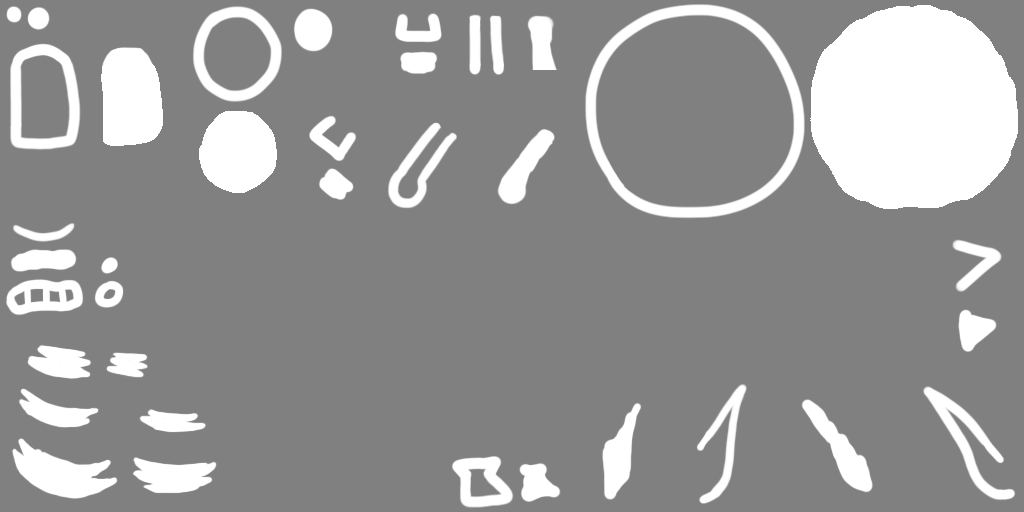
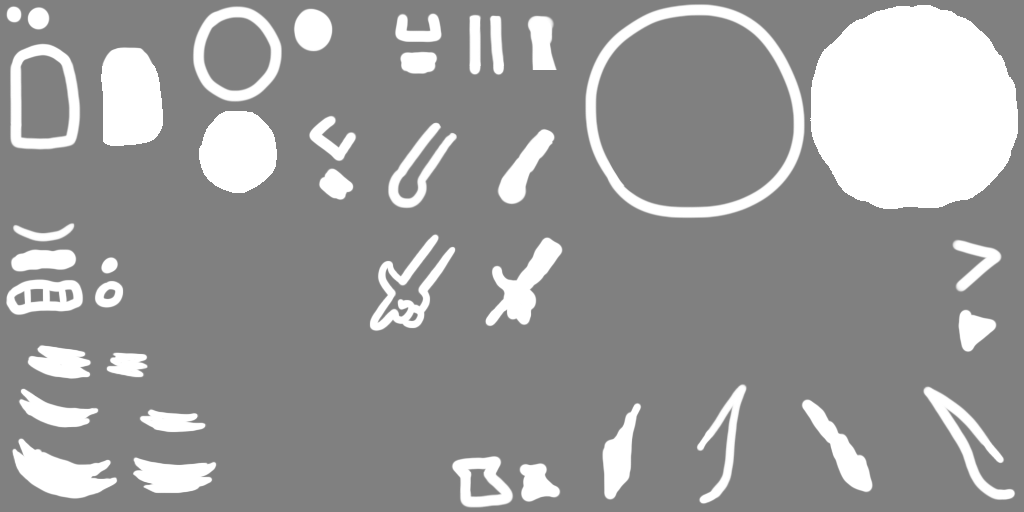
Comparing the layer stacks of the two 1024px x 512px images. Changes:
added layer "Layer 18" in group "AllWhite" over [369, 233, 456, 332]
added layer "Layer 19" in group "AllWhite" over [485, 237, 563, 327]
